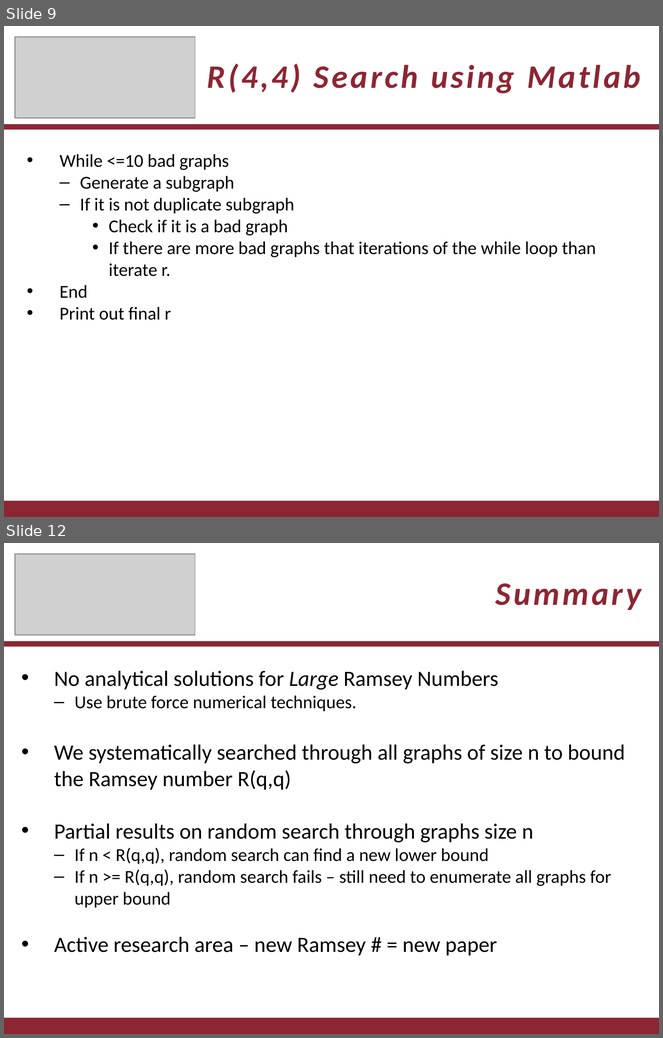
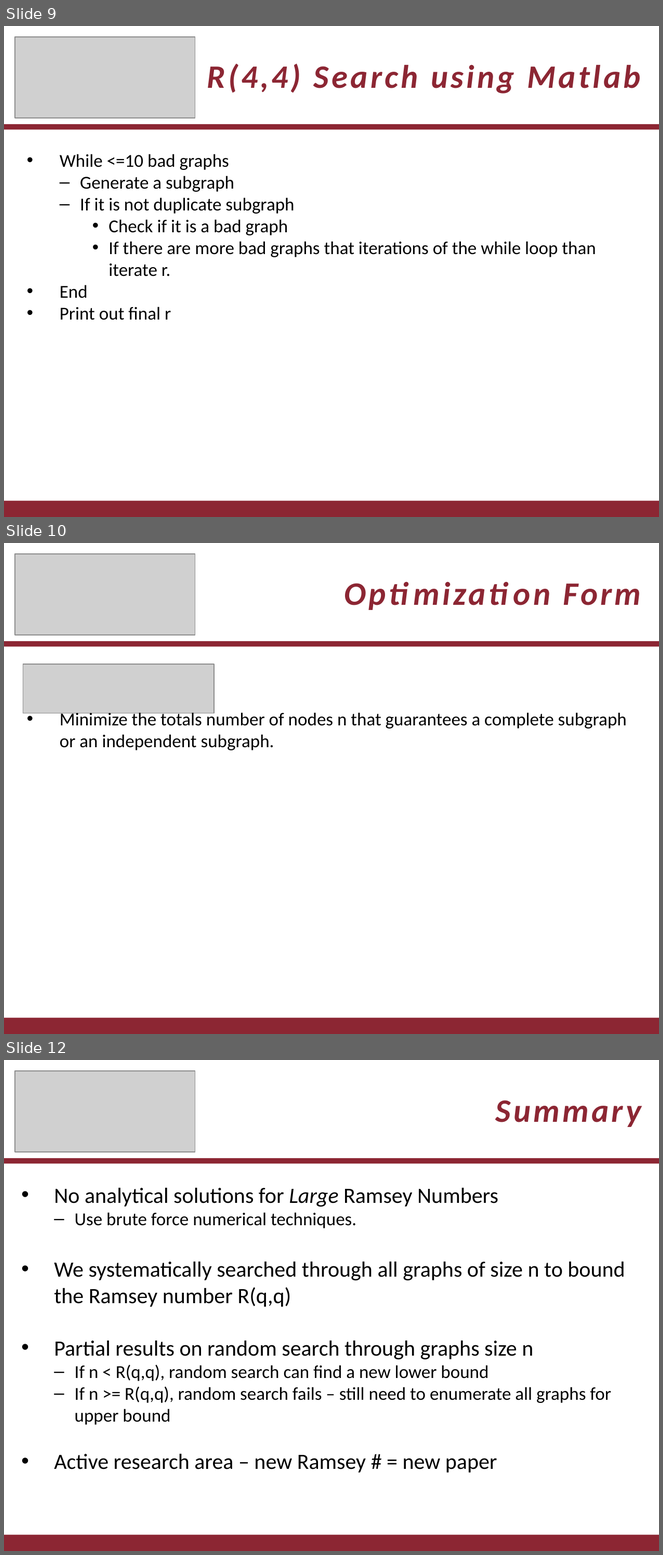
Before and after one commit to dhutchis/RamSearch, a slide deck: RamSearch.pptx. Shown one above the other, each under a label of ours: slides 9 and 12 before the commit, slides 9, 10 and 12 after it; the slides between them are not shown. The pictures are 663x1038 and 663x1555 pixels, drawn with LibreOffice and Linux fonts; fonts in the diff are those of the drawing; grey boxes stand for pictures. Boxes give left, top, right and bottom in pixels: in the first picture for what was removed or moved away, otherwise in the second. Text is boxed around its words. In the diff, an @@ line names an element or a change of style, - is before the commit and + after.

```diff
--- a/RamSearch.pptx
+++ b/RamSearch.pptx
@@ slide 10 added at (x1=4, y1=543, x2=659, y2=1034), background #FFFFFF @@
@@ picture added at (x1=15, y1=554, x2=195, y2=636) @@
@@ text added at (x1=564, y1=584, x2=642, y2=605), 36 pt, text #8C2633, bold, italic @@
+Optimization Form
@@ rectangle added at (x1=4, y1=641, x2=659, y2=646), fill #8C2633 @@
@@ picture added at (x1=23, y1=664, x2=214, y2=714) @@
@@ text added at (x1=60, y1=710, x2=627, y2=750), 20 pt, text #000000 @@
+• Minimize the totals number of nodes n that guarantees a complete subgraph or an independent subgraph.
@@ rectangle added at (x1=4, y1=1018, x2=659, y2=1034), fill #8C2633 @@
```
Also in this commit, not shown: 4 slides changed, 2 slides removed, 1 other file.
